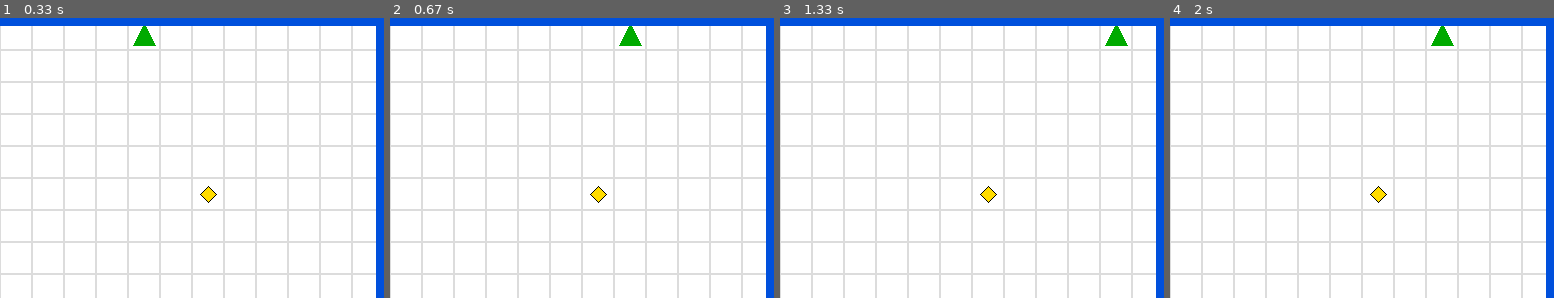
Above: before the commit, frames 1-4 (left to right).
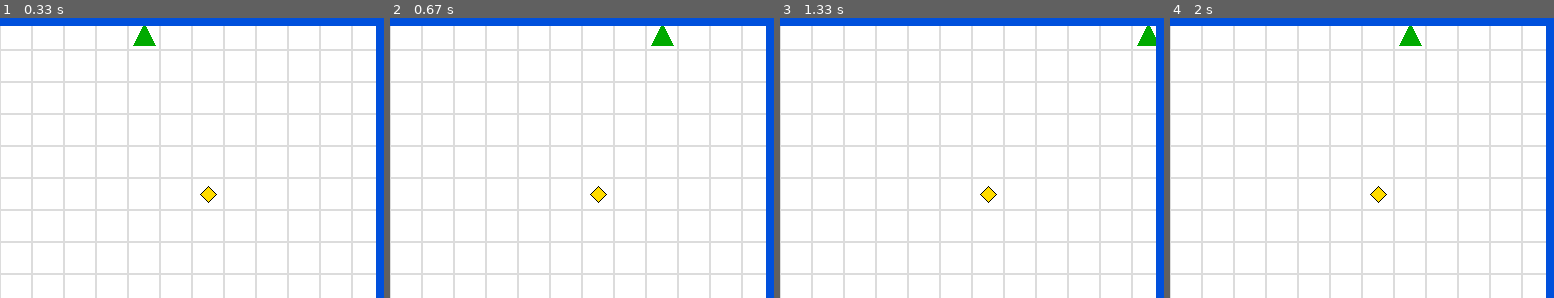
Above: after the commit, the same moments.

Repository: sinemaltun/Cognitive-Modelling-of-Biological-Agents
Game: pygame game, started from experiments/run_human.py
Two runs of this game, one before a commit and one after it. Both use one fixed random seed, a clock stepped at 60 frames per second and the inputs below.
Inputs:
- Up to frame 1 (0.33 s): no input
- Up to frame 2 (0.67 s): hold Right from 0.33 s (still down)
- Up to frame 3 (1.33 s): release Right at 0.8 s; hold Up 0.83-1.13 s; hold Right from 1.17 s (still down)
- Up to frame 4 (2 s): release Right at 1.63 s; hold Left from 1.67 s (still down)
The pictures show only the part of the screen within x 50-100%, y 0-50%; the shares and areas given below are measured in that part.

Frame 1 is identical in both runs. In frame 2, 0.5% of the frame differs, in the area x 59-74%, y 2-10%; in frame 3, 0.5%; in frame 4, 0.5%.

Commit message:
feat: Small adjustments

Diff:
--- a/agents/human_agent.py
+++ b/agents/human_agent.py
@@ -5,7 +5,7 @@
 
 
 class HumanAgent(BaseAgent):
-    def __init__(self, movement_interval_ms: int = 120):
+    def __init__(self, movement_interval_ms: int = 100):
         if movement_interval_ms <= 0:
             raise ValueError(
                 "movement_interval_ms must be greater than zero."
--- a/experiments/run_trained_sarsa.py
+++ b/experiments/run_trained_sarsa.py
@@ -10,7 +10,7 @@
 
 PROJECT_ROOT = Path(__file__).resolve().parent.parent
 MODEL_DIR = PROJECT_ROOT / "models"
-MODEL_PATH = MODEL_DIR / "sarsa_training_20260722_173152.pkl" # SELECT THE MODEL HERE
+MODEL_PATH = MODEL_DIR / "sarsa_training_20260722_200652.pkl" # SELECT THE MODEL HERE
 
 
 def main():
